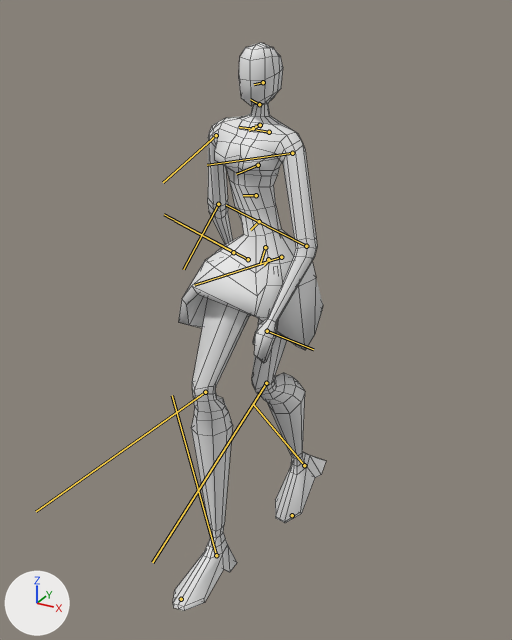
What one commit did to the FBX model trunk/BigStarGala/Assets/Models/female.FBX.
One viewpoint serves both versions: a 50 mm camera at (1.91, -3.5, 3.46) aimed at (-0.01, 0.0, 1.71). Every picture has the same lights, and +X, +Y and +Z are marked at lower left. Both versions are drawn at frame 23 of the action 'Take 001'; the numbers are the values there. The bones that bend it are drawn over the model as lines. Mesh edges are drawn as thin lines.
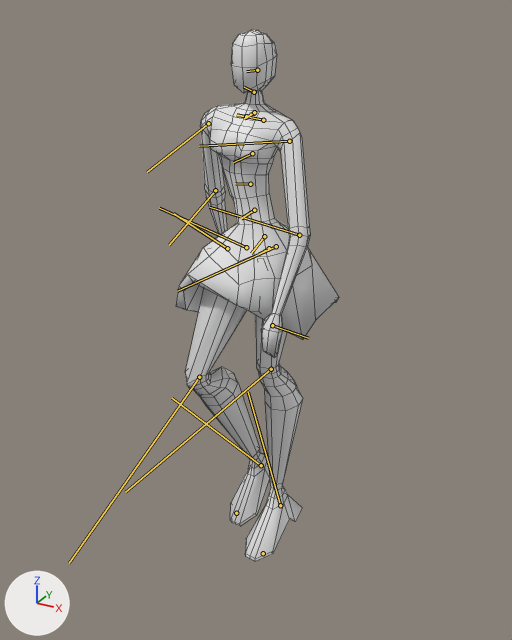
Where the change shows, as pixel boxes (x1, y1, x2, y2) in the pictures (512 x 640 px):
```json
{"object": "Cylinder002", "change": "posed", "before": [173, 42, 326, 611], "after": [176, 29, 339, 562], "on screen": "6% wider, 6% shorter"}
{"bone": "Base HumanPelvis", "before": "(268, 259) to (264, 265)", "after": "(269, 248) to (258, 254)"}
{"bone": "Base HumanLThigh", "before": "(281, 257) to (194, 285)", "after": "(276, 246) to (177, 291)"}
{"bone": "Base HumanLCalf", "before": "(266, 383) to (152, 562)", "after": "(271, 369) to (125, 492)"}
{"bone": "Base HumanLFoot", "before": "(304, 465) to (253, 404)", "after": "(280, 505) to (248, 392)"}
{"bone": "Base HumanRThigh", "before": "(248, 259) to (164, 214)", "after": "(246, 247) to (159, 208)"}
{"bone": "Base HumanRCalf", "before": "(205, 392) to (36, 511)", "after": "(199, 377) to (69, 563)"}
{"bone": "Base HumanRFoot", "before": "(216, 555) to (172, 395)", "after": "(261, 465) to (172, 398)"}
{"bone": "Base HumanSpine1", "before": "(265, 247) to (260, 264)", "after": "(264, 236) to (251, 253)"}
{"bone": "Base HumanSpine2", "before": "(259, 221) to (250, 230)", "after": "(254, 210) to (241, 218)"}
{"bone": "Base HumanSpine3", "before": "(256, 195) to (243, 195)", "after": "(250, 184) to (235, 183)"}
{"bone": "Base HumanSpine4", "before": "(258, 165) to (236, 174)", "after": "(252, 153) to (233, 162)"}
{"bone": "Base HumanRibcage", "before": "(259, 125) to (255, 126)", "after": "(254, 113) to (250, 114)"}
{"bone": "Base HumanLUpperarm", "before": "(292, 153) to (207, 165)", "after": "(289, 141) to (199, 146)"}
{"bone": "Base HumanLForearm", "before": "(306, 246) to (226, 205)", "after": "(299, 235) to (209, 207)"}
{"bone": "Base HumanRUpperarm", "before": "(216, 135) to (163, 182)", "after": "(208, 123) to (147, 172)"}
{"bone": "Base HumanRForearm", "before": "(218, 204) to (183, 269)", "after": "(215, 190) to (169, 245)"}
{"bone": "Base HumanNeck2", "before": "(259, 104) to (250, 99)", "after": "(254, 92) to (244, 87)"}
```

Edits to the scene script, one JSON object a line:
```json
{"block": "bone_base_humanpelvis", "where": "bone_base_humanpelvis = bpy.data.objects['Armature'].pose.bones['Base HumanPelvis']"}
{"op": "set", "path": "bone_base_humanpelvis.location", "old": "(-3.2, 6.5, 3.6)", "new": "(3.8, 6.6, 3.9)"}
{"op": "set", "path": "bone_base_humanpelvis.rotation_quaternion", "old": "(0.987, 0.137, 0.081, -0.011)", "new": "(0.995, -0.024, 0.099, 0.002)", "note": "degrees (16, 9, 0) -> degrees (-3, 11, 0)"}
{"block": "bone_base_humanlthigh", "where": "bone_base_humanlthigh = bpy.data.objects['Armature'].pose.bones['Base HumanLThigh']  # child of 'Base HumanPelvis'"}
{"op": "set", "path": "bone_base_humanlthigh.rotation_quaternion", "old": "(0.971, 0.178, -0.133, 0.084)", "new": "(0.987, 0.059, -0.144, 0.04)", "note": "degrees (20, -17, 7) -> degrees (6, -17, 4)"}
{"block": "bone_base_humanlcalf", "where": "bone_base_humanlcalf = bpy.data.objects['Armature'].pose.bones['Base HumanLCalf']  # child of 'Base HumanLThigh'"}
{"op": "set", "path": "bone_base_humanlcalf.rotation_quaternion", "old": "(0.953, 0.0, -0.001, -0.304)", "new": "(0.999, 0.002, 0.013, -0.047)", "note": "degrees (0, 0, -35) -> degrees (0, 1, -5)"}
{"block": "bone_base_humanlfoot", "where": "bone_base_humanlfoot = bpy.data.objects['Armature'].pose.bones['Base HumanLFoot']  # child of 'Base HumanLCalf'"}
{"op": "set", "path": "bone_base_humanlfoot.rotation_quaternion", "old": "(1.0, 0.013, 0.009, -0.023)", "new": "(0.997, 0.012, 0.045, -0.055)", "note": "degrees (1, 1, -3) -> degrees (1, 5, -6)"}
{"block": "bone_base_humanrthigh", "where": "bone_base_humanrthigh = bpy.data.objects['Armature'].pose.bones['Base HumanRThigh']  # child of 'Base HumanPelvis'"}
{"op": "set", "path": "bone_base_humanrthigh.rotation_quaternion", "old": "(0.932, 0.181, -0.103, 0.297)", "new": "(0.947, 0.036, -0.12, 0.295)", "note": "degrees (17, -17, 33) -> degrees (0, -14, 35)"}
{"block": "bone_base_humanrcalf", "where": "bone_base_humanrcalf = bpy.data.objects['Armature'].pose.bones['Base HumanRCalf']  # child of 'Base HumanRThigh'"}
{"op": "set", "path": "bone_base_humanrcalf.rotation_quaternion", "old": "(0.965, -0.002, -0.005, -0.262)", "new": "(0.871, 0.0, 0.001, -0.492)", "note": "degrees (0, -1, -30) -> degrees (0, 0, -59)"}
{"block": "bone_base_humanrfoot", "where": "bone_base_humanrfoot = bpy.data.objects['Armature'].pose.bones['Base HumanRFoot']  # child of 'Base HumanRCalf'"}
{"op": "set", "path": "bone_base_humanrfoot.rotation_quaternion", "old": "(0.997, 0.053, 0.061, -0.003)", "new": "(0.998, 0.027, 0.044, -0.032)", "note": "degrees (6, 7, 0) -> degrees (3, 5, -4)"}
{"block": "bone_base_humanspine1", "where": "bone_base_humanspine1 = bpy.data.objects['Armature'].pose.bones['Base HumanSpine1']  # child of 'Base HumanPelvis'"}
{"op": "set", "path": "bone_base_humanspine1.rotation_quaternion", "old": "(1.0, -0.006, 0.005, 0.0)", "new": "(1.0, 0.001, -0.003, 0.001)", "note": "degrees (-1, 1, 0) -> degrees (0, 0, 0)"}
{"block": "bone_base_humanspine2", "where": "bone_base_humanspine2 = bpy.data.objects['Armature'].pose.bones['Base HumanSpine2']  # child of 'Base HumanSpine1'"}
{"op": "set", "path": "bone_base_humanspine2.rotation_quaternion", "old": "(0.999, -0.044, -0.024, 0.003)", "new": "(0.999, 0.009, -0.034, 0.001)", "note": "degrees (-5, -3, 0) -> degrees (1, -4, 0)"}
{"block": "bone_base_humanspine3", "where": "bone_base_humanspine3 = bpy.data.objects['Armature'].pose.bones['Base HumanSpine3']  # child of 'Base HumanSpine2'"}
{"op": "set", "path": "bone_base_humanspine3.rotation_quaternion", "old": "(0.998, -0.044, -0.054, 0.004)", "new": "(0.999, 0.025, -0.043, 0.0)", "note": "degrees (-5, -6, 1) -> degrees (3, -5, 0)"}
{"block": "bone_base_humanspine4", "where": "bone_base_humanspine4 = bpy.data.objects['Armature'].pose.bones['Base HumanSpine4']  # child of 'Base HumanSpine3'"}
{"op": "set", "path": "bone_base_humanspine4.rotation_quaternion", "old": "(0.997, -0.06, -0.043, 0.004)", "new": "(0.999, 0.008, -0.052, -0.001)", "note": "degrees (-7, -5, 1) -> degrees (1, -6, 0)"}
{"block": "bone_base_humanribcage", "where": "bone_base_humanribcage = bpy.data.objects['Armature'].pose.bones['Base HumanRibcage']  # child of 'Base HumanSpine4'"}
{"op": "set", "path": "bone_base_humanribcage.rotation_quaternion", "old": "(1.0, -0.019, -0.01, 0.001)", "new": "(1.0, -0.007, -0.017, 0.0)", "note": "degrees (-2, -1, 0) -> degrees (-1, -2, 0)"}
{"block": "bone_base_humanlupperarm", "where": "bone_base_humanlupperarm = bpy.data.objects['Armature'].pose.bones['Base HumanLUpperarm']  # child of 'Base HumanLCollarbone'"}
{"op": "set", "path": "bone_base_humanlupperarm.rotation_quaternion", "old": "(0.964, 0.244, 0.042, 0.095)", "new": "(0.925, 0.342, 0.077, 0.147)", "note": "degrees (29, 2, 12) -> degrees (41, 2, 19)"}
{"block": "bone_base_humanlforearm", "where": "bone_base_humanlforearm = bpy.data.objects['Armature'].pose.bones['Base HumanLForearm']  # child of 'Base HumanLUpperarm'"}
{"op": "set", "path": "bone_base_humanlforearm.rotation_quaternion", "old": "(0.981, 0.0, 0.0, 0.195)", "new": "(0.996, 0.0, 0.0, 0.09)", "note": "degrees (0, 0, 23) -> degrees (0, 0, 10)"}
{"block": "bone_base_humanrupperarm", "where": "bone_base_humanrupperarm = bpy.data.objects['Armature'].pose.bones['Base HumanRUpperarm']  # child of 'Base HumanRCollarbone'"}
{"op": "set", "path": "bone_base_humanrupperarm.rotation_quaternion", "old": "(0.987, -0.072, 0.073, -0.12)", "new": "(0.981, 0.022, 0.087, -0.174)", "note": "degrees (-9, 7, -14) -> degrees (1, 10, -20)"}
{"block": "bone_base_humanrforearm", "where": "bone_base_humanrforearm = bpy.data.objects['Armature'].pose.bones['Base HumanRForearm']  # child of 'Base HumanRUpperarm'"}
{"op": "set", "path": "bone_base_humanrforearm.rotation_quaternion", "old": "(0.976, 0.0, 0.0, -0.218)", "new": "(0.993, 0.0, 0.0, -0.115)", "note": "degrees (0, 0, -25) -> degrees (0, 0, -13)"}
{"block": "bone_base_humanneck2", "where": "bone_base_humanneck2 = bpy.data.objects['Armature'].pose.bones['Base HumanNeck2']  # child of 'Base HumanNeck1'"}
{"op": "set", "path": "bone_base_humanneck2.rotation_quaternion", "old": "(0.998, 0.042, 0.04, 0.0)", "new": "(0.999, -0.017, 0.033, 0.0)", "note": "degrees (5, 5, 0) -> degrees (-2, 4, 0)"}
```
